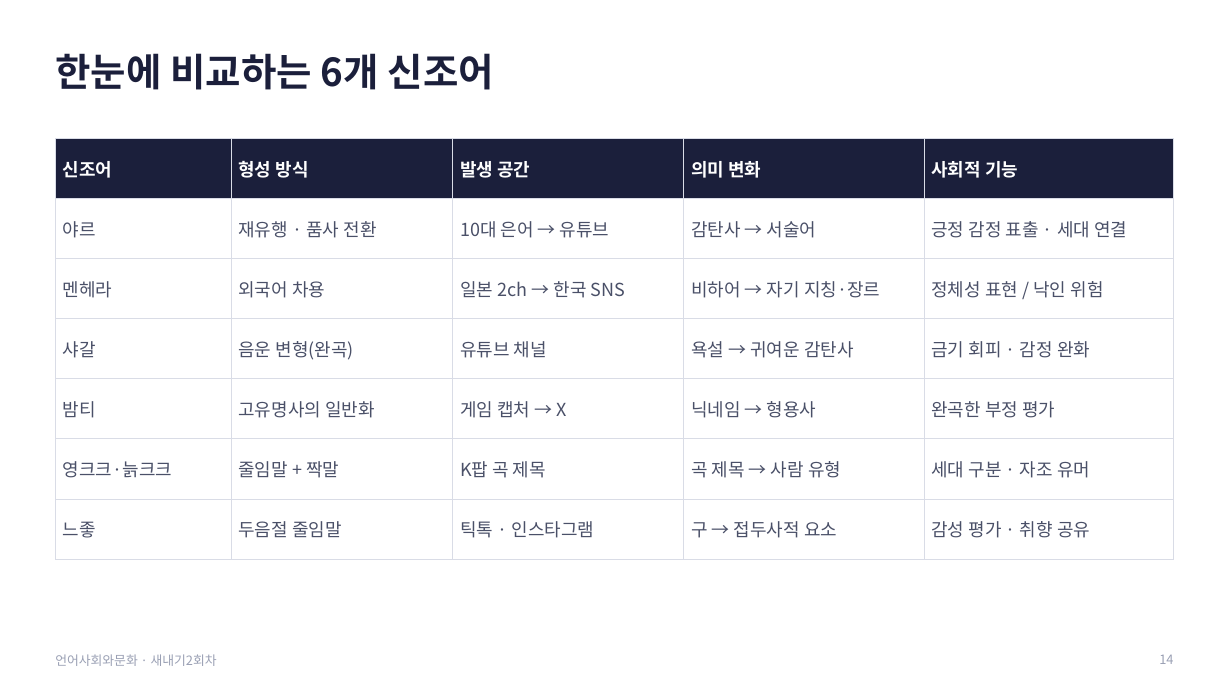
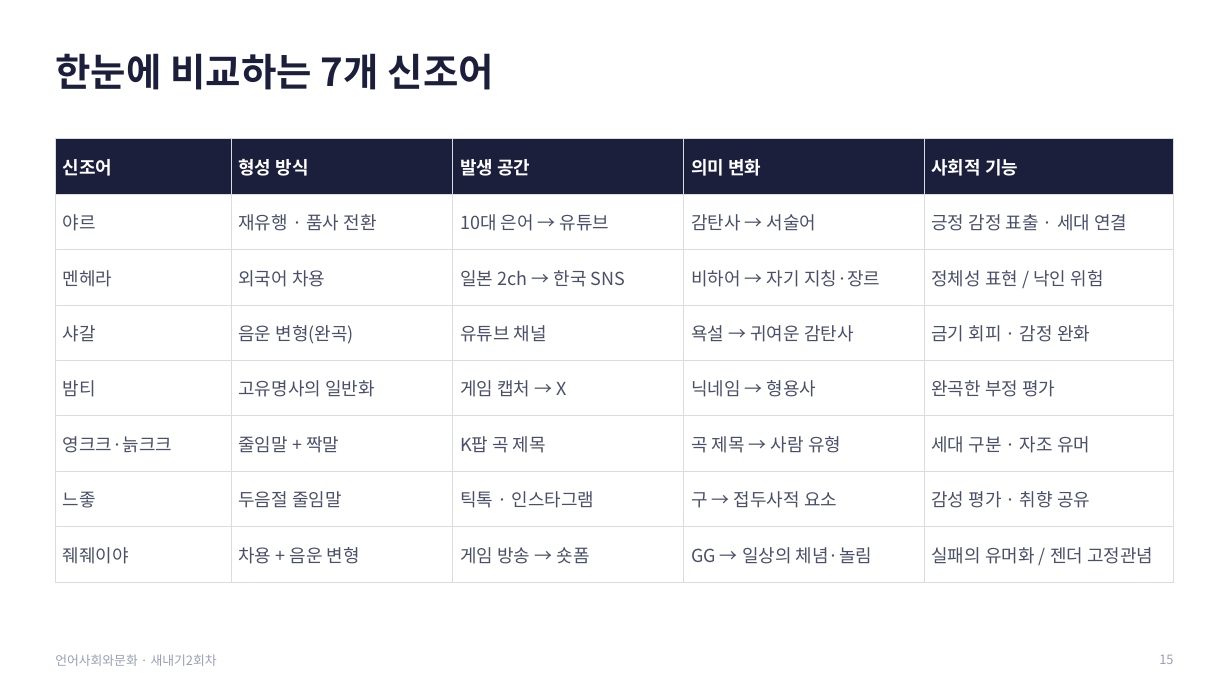
Before and after one commit to junseok7-cpu/hello, a slide deck: slide 15 of report/언어사회와문화_발표_새내기2회차.pptx (slide 14 before the commit). Drawn at 1232x693 pixels with LibreOffice and Linux fonts; fonts in the diff are those of the drawing. Boxes give left, top, right and bottom in pixels: in the first picture for what was removed or moved away, otherwise in the second. Text is boxed around its words. In the diff, an @@ line names an element or a change of style, - is before the commit and + after.

```diff
--- a/report/언어사회와문화_발표_새내기2회차.pptx
+++ b/report/언어사회와문화_발표_새내기2회차.pptx
@@ title at <box>55,53,494,90</box>: text changed @@
-한눈에 비교하는 6개 신조어
+한눈에 비교하는 7개 신조어
@@ table at <box>55,139,1174,568</box> @@
+row 8: 줴줴이야 | 차용 + 음운 변형 | 게임 방송 → 숏폼 | GG → 일상의 체념·놀림 | 실패의 유머화 / 젠더 고정관념
@@ page number at <box>1159,654,1173,664</box>: text changed @@
-14
+15
```
Also in this commit, not shown: 10 other slides changed, 1 slide added, 2 other files.
